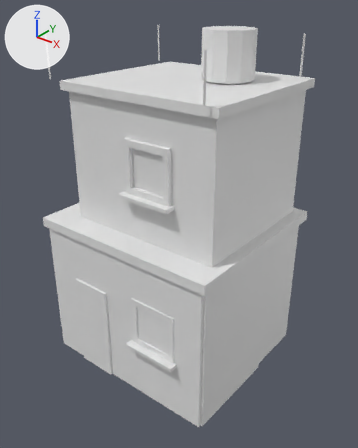
Renders of the glTF model game/assets/models/town/br_casa_morro2.glb from each side of a commit.
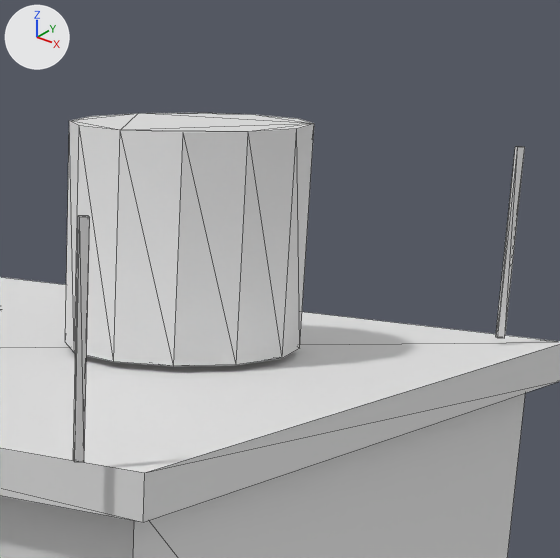
Each version appears first whole from a 50 mm lens placed at (5.46, -6.76, 6.98), pointed at (0.16, -0.13, 2.87), and next in a close-up on the part from 52% to 88% of the width and 0% to 28% of the height. Every picture has the same lights, and +X, +Y and +Z are marked at upper left. The last two pictures show the newer version. The close-ups show mesh edges as thin lines. Vertices at exactly the same position are counted once.

In view in the first close-up: 'br_casa_morro2'.
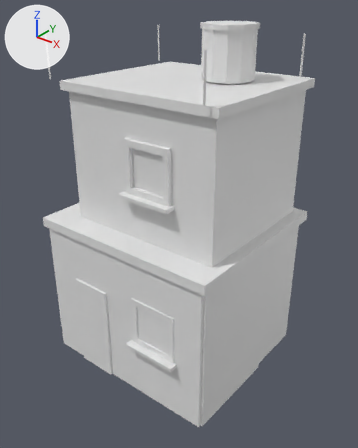
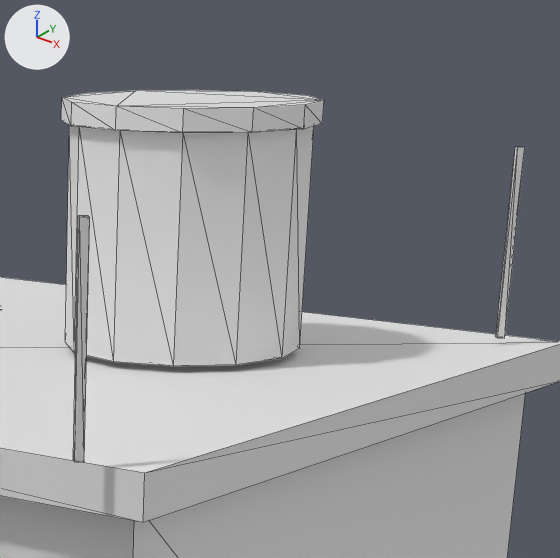
Boxes [x1, y1, x2, y2] around the edits, measured in the close-ups (560 x 558 px):
'br_casa_morro2', reshaped
    before: [0, 113, 560, 558]
    after: [0, 90, 560, 558]
part 1 of me_cube, added
    after: [61, 90, 324, 133]

Diff of the bpy script that builds the scene:
```diff
--- a/game/assets/models/town/br_casa_morro2.glb.py
+++ b/game/assets/models/town/br_casa_morro2.glb.py
@@ me_cube @@
 # used by ob_br_casa_morro2; location = (0.0, 0.0, 0.0)
-me_cube.from_pydata(...)  # 224 vertices, 368 faces; spans x -1.9..1.9, y -1.8..1.7, z 0.0..6.33
+me_cube.from_pydata(...)  # 248 vertices, 412 faces; spans x -1.9..1.9, y -1.8..1.7, z 0.0..6.41
+# me_cube part 1: a new loose piece, a 12-sided cylinder along z spanning x 0.24..1.2, y 0.0..0.96, z 6.33..6.41, in mat_tin (white #e7e7e7)
 me_cube.materials.append(mat_brick)
```
